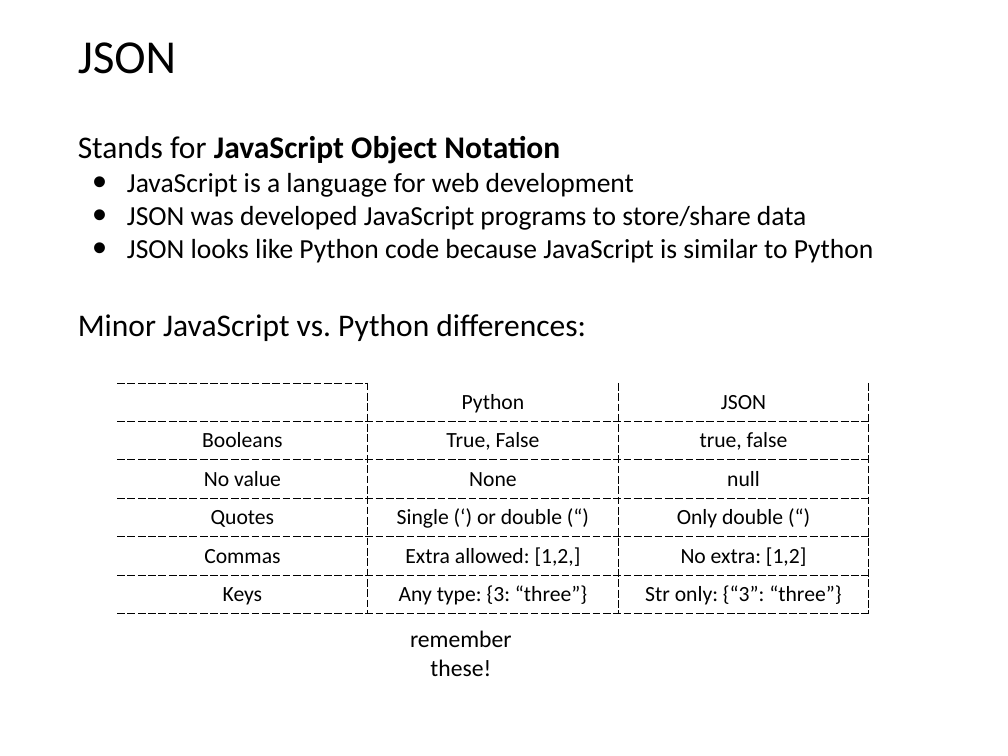
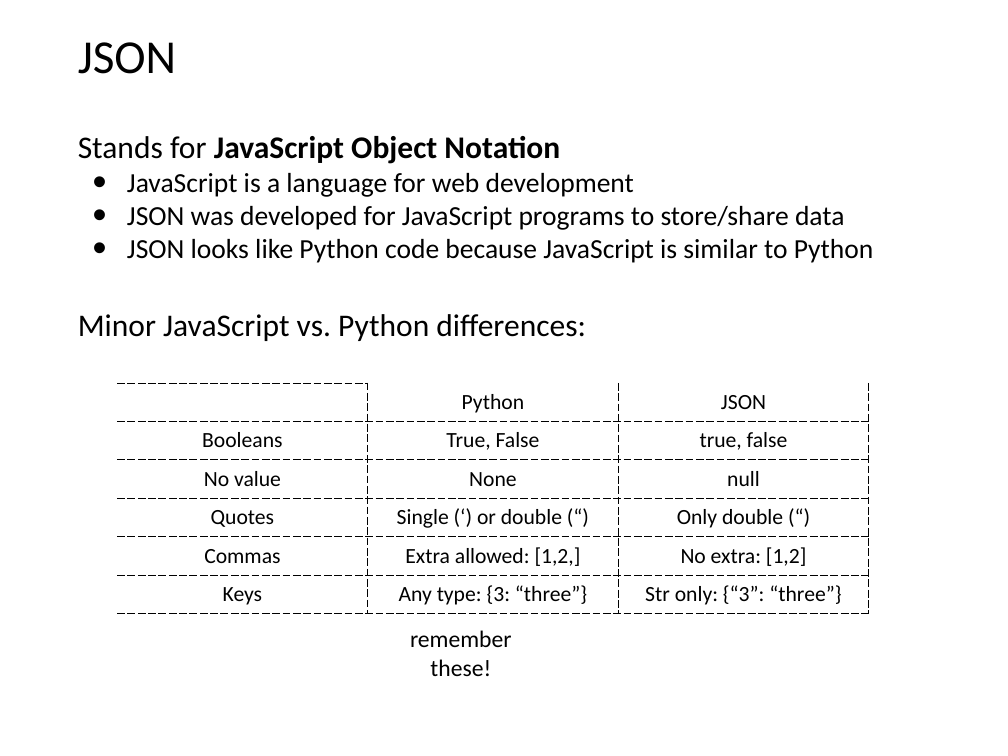
Before and after one commit to rogersjeffreyl/caraza-harter-com, a slide deck: slide 13 of tyler/meena/cs220/s20/materials/lec_20_S20.pptx. Drawn at 1008x756 pixels with LibreOffice and Linux fonts; fonts in the diff are those of the drawing. Boxes give left, top, right and bottom in pixels: in the first picture for what was removed or moved away, otherwise in the second. Text is boxed around its words. In the diff, an @@ line names an element or a change of style, - is before the commit and + after.

```diff
--- a/tyler/meena/cs220/s20/materials/lec_20_S20.pptx
+++ b/tyler/meena/cs220/s20/materials/lec_20_S20.pptx
@@ text at (x1=127, y1=206, x2=844, y2=230): text changed @@
-• JSON was developed JavaScript programs to store/share data
+• JSON was developed for JavaScript programs to store/share data
```
Also in this commit, not shown: 1 other slide changed.
